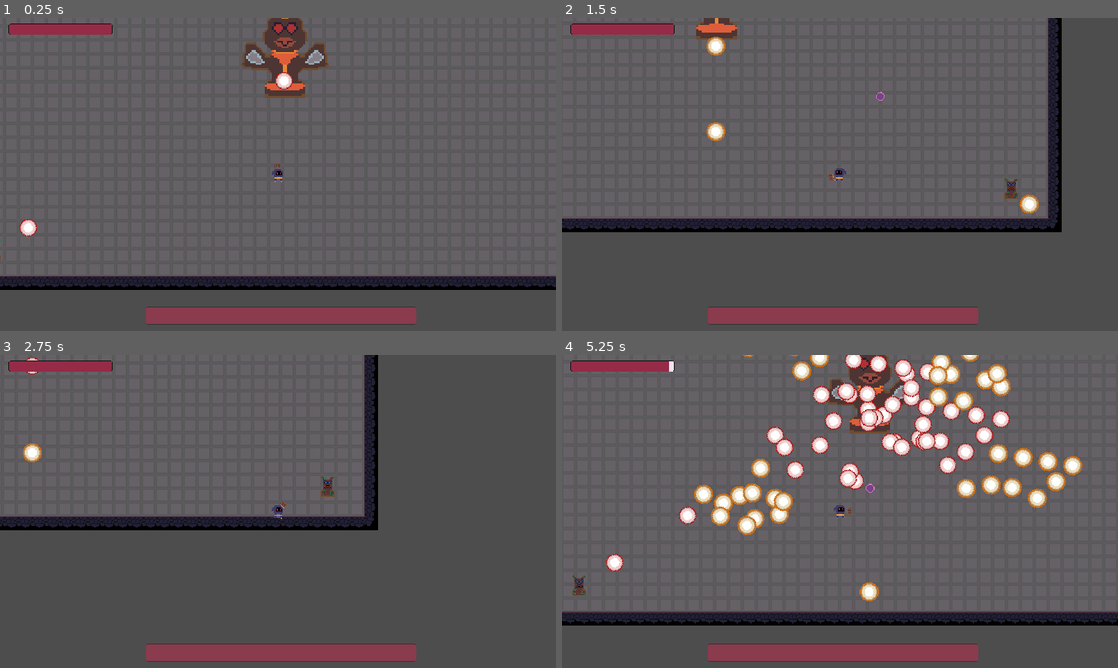
Above: before the commit, frames 1-4 (two rows, left to right).
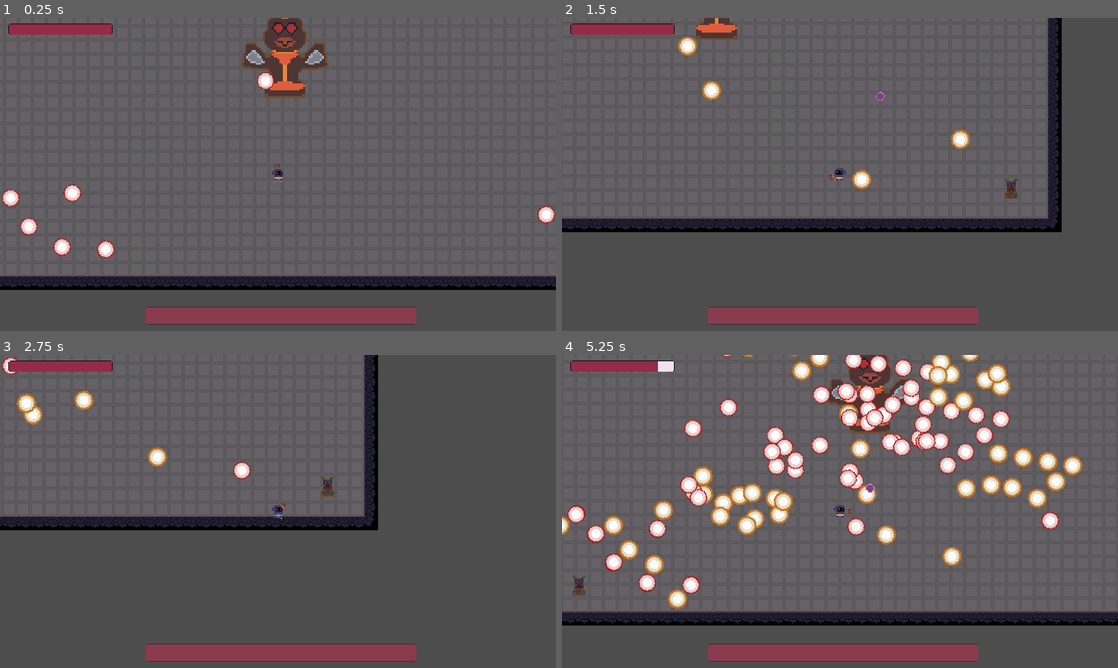
Above: after the commit, the same moments.

Repository: Arssin/Bullet_Hell_Jam
Game: Godot game, scene res://scenes/Level5.tscn
Same seed, same stepped clock (60 frames per second), same inputs: the game is played once before the commit and once after it. This scene is started directly instead of the project's main scene.
Inputs (mouse positions are in pixels of both pictures, inside the frame that each line leads up to):
- Up to frame 1 (0.25 s): no input
- Up to frame 2 (1.5 s): move the mouse to (962, 158) at 0.52 s; hold D (move_right) 0.53-1.28 s; click (962, 158) at 0.6 s; move the mouse to (728, 190) at 1.27 s; hold S (move_down) from 1.28 s (still down); tap Space (dash) at 1.35 s
- Up to frame 3 (2.75 s): move the mouse to (333, 442) at 2.02 s; release S (move_down) at 2.03 s; hold D (move_right) from 2.03 s (still down); tap E (player_action) at 2.1 s
- Up to frame 4 (5.25 s): move the mouse to (812, 574) at 2.77 s; release D (move_right) at 2.78 s; hold W (move_up) 2.78-3.53 s; click (812, 574) at 2.85 s; move the mouse to (1006, 558) at 3.52 s; hold Left (move_left) 3.53-5.03 s; tap Space (dash) at 3.6 s; move the mouse to (673, 464) at 4.27 s; tap E (player_action) at 4.35 s; move the mouse to (867, 511) at 5.02 s; hold S (move_down) from 5.03 s (still down); click (867, 511) at 5.1 s

The runs differ from the first frame. In frame 1, 1.0% of the frame differs, in the area x 0-100%, y 17-77%; in frame 2, 1.1%; in frame 3, 1.0%; in frame 4, 4.7%, in the area x 0-90%, y 0-82%.

Commit message:
prepare lvl 6 and 10

Diff:
--- /dev/null
+++ b/Level10.tscn
@@ -0,0 +1,3 @@
+[gd_scene format=3 uid="uid://sh7h6fcegthl"]
+
+[node name="Level10" type="Node2D"]
--- /dev/null
+++ b/level_6.tscn
@@ -0,0 +1,3 @@
+[gd_scene format=3 uid="uid://cyo3ohq3kd0m"]
+
+[node name="Level6" type="Node2D"]
--- a/scenes/Level5.tscn
+++ b/scenes/Level5.tscn
@@ -9,17 +9,18 @@
 [ext_resource type="Script" path="res://addons/BulletUpHell/Nodes/BuHSpawnPoint.gd" id="7_d338y"]
 [ext_resource type="Script" path="res://addons/BulletUpHell/Nodes/BuHPattern.gd" id="8_dra1u"]
 [ext_resource type="Script" path="res://addons/BulletUpHell/SpawnPatterns/PatternCustomArea.gd" id="9_xe6aj"]
-[ext_resource type="Script" path="res://addons/BulletUpHell/SpawnPatterns/PatternLine.gd" id="10_7hapd"]
+[ext_resource type="Script" path="res://addons/BulletUpHell/SpawnPatterns/PatternOne.gd" id="10_cjahl"]
 [ext_resource type="Script" path="res://addons/BulletUpHell/SpawnPatterns/PatternCustomShape.gd" id="11_krocx"]
 [ext_resource type="Script" path="res://addons/BulletUpHell/SpawnPatterns/PatternCircle.gd" id="12_0b5ny"]
+[ext_resource type="Script" path="res://addons/BulletUpHell/SpawnPatterns/PatternCustomPoints.gd" id="12_qas8d"]
 
 [sub_resource type="Curve2D" id="Curve2D_mw5da"]
 
-[sub_resource type="Curve" id="Curve_w7vad"]
-
-[sub_resource type="Curve" id="Curve_ecyab"]
-
-[sub_resource type="PackedDataContainer" id="PackedDataContainer_yfyox"]
+[sub_resource type="Curve" id="Curve_j312h"]
+
+[sub_resource type="Curve" id="Curve_vrwgx"]
+
+[sub_resource type="PackedDataContainer" id="PackedDataContainer_5nile"]
 script = ExtResource("6_yp165")
 anim_more = Array[Resource("res://addons/BulletUpHell/Bullet/animStates.gd")]([])
 damage = 1.0
@@ -39,7 +40,7 @@
 death_from_collision = true
 a_direction_equation = ""
 a_curve_movement = 0
-a_speed_multiplier = SubResource("Curve_w7vad")
+a_speed_multiplier = SubResource("Curve_j312h")
 a_speed_multi_iterations = 0
 a_speed_multi_scale = 0.0
 trigger_container = ""
@@ -48,6 +49,438 @@
 homing_target = NodePath("")
 homing_steer = 0.0
 homing_time_start = 0.0
+homing_duration = 999.0
+scale_multi_iterations = 0
+scale_multiplier = SubResource("Curve_vrwgx")
+scale_multi_scale = 1.0
+r_randomisation_chances = 1.0
+r_speed_choice = PackedFloat32Array()
+r_speed_variation = Vector3(0, 0, 0)
+r_scale_choice = PackedFloat32Array()
+r_scale_variation = Vector3(0, 0, 0)
+r_angle_choice = PackedFloat32Array()
+r_angle_variation = Vector3(0, 0, 0)
+r_group_choice = []
+r_bounce_choice = PackedInt32Array()
+r_bounce_variation = Vector3(0, 0, 0)
+r_no_coll_chances = 0.0
+r_modulate_variation = Vector3(0, 0, 0)
+r_trail_length_variation = Vector3(0, 0, 0)
+r_trail_color_variation = Vector3(0, 0, 0)
+r_rotating_variation = Vector3(0, 0, 0)
+r_death_after_choice = PackedFloat32Array()
+r_death_after_variation = Vector3(0, 0, 0)
+r_death_outside_chances = 0.0
+r_dir_equation_choice = PackedStringArray()
+r_curve_choice = []
+r_speed_multi_curve_choice = []
+r_speed_multi_iter_variation = Vector3(0, 0, 0)
+r_speed_multi_scale_variation = Vector3(0, 0, 0)
+r_trigger_choice = PackedStringArray()
+r_wait_for_shot_chances = 0.0
+r_homing_target_choice = []
+r_special_target_choice = PackedStringArray()
+r_group_target_choice = PackedStringArray()
+r_pos_target_choice = PackedVector2Array()
+r_steer_choice = PackedFloat32Array()
+r_steer_variation = Vector3(0, 0, 0)
+r_homing_delay_choice = PackedFloat32Array()
+r_homing_delay_variation = Vector3(0, 0, 0)
+r_homing_dur_choice = PackedFloat32Array()
+r_homing_dur_variation = Vector3(0, 0, 0)
+r_scale_multi_curve_choice = []
+r_scale_multi_iter_variation = Vector3(0, 0, 0)
+r_scale_multi_scale_variation = Vector3(0, 0, 0)
+
+[sub_resource type="Curve2D" id="Curve2D_v7wj3"]
+_data = {
+"points": PackedVector2Array(0, 0, 0, 0, -56, -1, 0, 0, 0, 0, 17, 48, 0, 0, 0, 0, 30, 106, 0, 0, 0, 0, -74, 85, 0, 0, 0, 0, -81, 15)
+}
+point_count = 5
+
+[sub_resource type="NavigationPolygon" id="NavigationPolygon_purdf"]
+resource_name = "PatternCustomArea"
+source_geometry_group_name = &"navigation_polygon_source_group"
+script = ExtResource("9_xe6aj")
+center_pos = Vector2(0, 0)
+tries_max = 5
+pooling = 10
+grid_spawning = Vector2(0, 0)
+bullet = "6"
+nbr = 10
+iterations = -1
+pattern_angle = 0.0
+pattern_angle_target = NodePath("")
+pattern_angle_mouse = false
+forced_angle = 0.0
+forced_target = NodePath("../../Marker2D")
+forced_lookat_mouse = false
+forced_pattern_lookat = true
+cooldown_stasis = false
+cooldown_spawn = 1.0
+cooldown_shoot = 0.0
+cooldown_next_spawn = 0.0
+cooldown_next_shoot = 0.0
+wait_tween_momentum = 0
+wait_tween_length = 0.0
+wait_tween_time = 0.0
+
+[sub_resource type="Curve" id="Curve_knf03"]
+
+[sub_resource type="Curve" id="Curve_wkw4g"]
+
+[sub_resource type="PackedDataContainer" id="PackedDataContainer_elm7e"]
+script = ExtResource("6_yp165")
+anim_more = Array[Resource("res://addons/BulletUpHell/Bullet/animStates.gd")]([])
+damage = 1.0
+speed = 100.0
+scale = 1.0
+angle = 0.0
+groups = PackedStringArray()
+spec_bounces = 0
+spec_no_collision = false
+spec_modulate_loop = 0.0
+spec_trail_length = 0.0
+spec_trail_width = 0.0
+spec_trail_modulate = Color(1, 1, 1, 1)
+spec_rotating_speed = 0.0
+death_after_time = 30.0
+death_outside_box = Rect2(0, 0, 0, 0)
+death_from_collision = true
+a_direction_equation = "cos(x)"
+a_curve_movement = 0
+a_speed_multiplier = SubResource("Curve_knf03")
+a_speed_multi_iterations = 0
+a_speed_multi_scale = 0.0
+trigger_container = ""
+trigger_wait_for_shot = true
+homing_type = 0
+homing_target = NodePath("")
+homing_steer = 0.0
+homing_time_start = 0.0
+homing_duration = 999.0
+scale_multi_iterations = 0
+scale_multiplier = SubResource("Curve_wkw4g")
+scale_multi_scale = 1.0
+r_randomisation_chances = 1.0
+r_speed_choice = PackedFloat32Array()
+r_speed_variation = Vector3(0, 0, 0)
+r_scale_choice = PackedFloat32Array()
+r_scale_variation = Vector3(0, 0, 0)
+r_angle_choice = PackedFloat32Array()
+r_angle_variation = Vector3(0, 0, 0)
+r_group_choice = []
+r_bounce_choice = PackedInt32Array()
+r_bounce_variation = Vector3(0, 0, 0)
+r_no_coll_chances = 0.0
+r_modulate_variation = Vector3(0, 0, 0)
+r_trail_length_variation = Vector3(0, 0, 0)
+r_trail_color_variation = Vector3(0, 0, 0)
+r_rotating_variation = Vector3(0, 0, 0)
+r_death_after_choice = PackedFloat32Array()
+r_death_after_variation = Vector3(0, 0, 0)
+r_death_outside_chances = 0.0
+r_dir_equation_choice = PackedStringArray()
+r_curve_choice = []
+r_speed_multi_curve_choice = []
+r_speed_multi_iter_variation = Vector3(0, 0, 0)
+r_speed_multi_scale_variation = Vector3(0, 0, 0)
+r_trigger_choice = PackedStringArray()
+r_wait_for_shot_chances = 0.0
+r_homing_target_choice = []
+r_special_target_choice = PackedStringArray()
+r_group_target_choice = PackedStringArray()
+r_pos_target_choice = PackedVector2Array()
+r_steer_choice = PackedFloat32Array()
+r_steer_variation = Vector3(0, 0, 0)
+r_homing_delay_choice = PackedFloat32Array()
+r_homing_delay_variation = Vector3(0, 0, 0)
+r_homing_dur_choice = PackedFloat32Array()
+r_homing_dur_variation = Vector3(0, 0, 0)
+r_scale_multi_curve_choice = []
+r_scale_multi_iter_variation = Vector3(0, 0, 0)
+r_scale_multi_scale_variation = Vector3(0, 0, 0)
+
+[sub_resource type="Curve2D" id="Curve2D_cbpv5"]
+
+[sub_resource type="NavigationPolygon" id="NavigationPolygon_tygqb"]
+resource_name = "PatternOne"
+source_geometry_group_name = &"navigation_polygon_source_group"
+script = ExtResource("10_cjahl")
+bullet = "7"
+nbr = 4
+iterations = -1
+pattern_angle = 0.0
+pattern_angle_target = NodePath("")
+pattern_angle_mouse = false
+forced_angle = 0.0
+forced_target = NodePath("../../Player")
+forced_lookat_mouse = false
+forced_pattern_lookat = true
+cooldown_stasis = false
+cooldown_spawn = 1.0
+cooldown_shoot = 0.0
+cooldown_next_spawn = 0.0
+cooldown_next_shoot = 0.0
+wait_tween_momentum = 0
+wait_tween_length = 0.0
+wait_tween_time = 0.0
+
+[sub_resource type="Curve" id="Curve_b672w"]
+
+[sub_resource type="Curve" id="Curve_vmx7s"]
+
+[sub_resource type="PackedDataContainer" id="PackedDataContainer_pfljy"]
+script = ExtResource("6_yp165")
+anim_more = Array[Resource("res://addons/BulletUpHell/Bullet/animStates.gd")]([])
+damage = 1.0
+speed = 100.0
+scale = 1.0
+angle = 0.0
+groups = PackedStringArray()
+spec_bounces = 0
+spec_no_collision = false
+spec_modulate_loop = 0.0
+spec_trail_length = 0.0
+spec_trail_width = 0.0
+spec_trail_modulate = Color(1, 1, 1, 1)
+spec_rotating_speed = 0.0
+death_after_time = 30.0
+death_outside_box = Rect2(0, 0, 0, 0)
+death_from_collision = true
+a_direction_equation = ""
+a_curve_movement = 0
+a_speed_multiplier = SubResource("Curve_b672w")
+a_speed_multi_iterations = 0
+a_speed_multi_scale = 0.0
+trigger_container = ""
+trigger_wait_for_shot = true
+homing_type = 0
+homing_target = NodePath("")
+homing_steer = 0.0
+homing_time_start = 0.0
+homing_duration = 999.0
+scale_multi_iterations = 0
+scale_multiplier = SubResource("Curve_vmx7s")
+scale_multi_scale = 1.0
+r_randomisation_chances = 1.0
+r_speed_choice = PackedFloat32Array()
+r_speed_variation = Vector3(0, 0, 0)
+r_scale_choice = PackedFloat32Array()
+r_scale_variation = Vector3(0, 0, 0)
+r_angle_choice = PackedFloat32Array()
+r_angle_variation = Vector3(0, 0, 0)
+r_group_choice = []
+r_bounce_choice = PackedInt32Array()
+r_bounce_variation = Vector3(0, 0, 0)
+r_no_coll_chances = 0.0
+r_modulate_variation = Vector3(0, 0, 0)
+r_trail_length_variation = Vector3(0, 0, 0)
+r_trail_color_variation = Vector3(0, 0, 0)
+r_rotating_variation = Vector3(0, 0, 0)
+r_death_after_choice = PackedFloat32Array()
+r_death_after_variation = Vector3(0, 0, 0)
+r_death_outside_chances = 0.0
+r_dir_equation_choice = PackedStringArray()
+r_curve_choice = []
+r_speed_multi_curve_choice = []
+r_speed_multi_iter_variation = Vector3(0, 0, 0)
+r_speed_multi_scale_variation = Vector3(0, 0, 0)
+r_trigger_choice = PackedStringArray()
+r_wait_for_shot_chances = 0.0
+r_homing_target_choice = []
+r_special_target_choice = PackedStringArray()
+r_group_target_choice = PackedStringArray()
+r_pos_target_choice = PackedVector2Array()
+r_steer_choice = PackedFloat32Array()
+r_steer_variation = Vector3(0, 0, 0)
+r_homing_delay_choice = PackedFloat32Array()
+r_homing_delay_variation = Vector3(0, 0, 0)
+r_homing_dur_choice = PackedFloat32Array()
+r_homing_dur_variation = Vector3(0, 0, 0)
+r_scale_multi_curve_choice = []
+r_scale_multi_iter_variation = Vector3(0, 0, 0)
+r_scale_multi_scale_variation = Vector3(0, 0, 0)
+
+[sub_resource type="Curve2D" id="Curve2D_hgsqj"]
+_data = {
+"points": PackedVector2Array(0, 0, 0, 0, 45, -3, 0, 0, 0, 0, 132, 11, 0, 0, 0, 0, 70, 66, 0, 0, 0, 0, 59, 30, 0, 0, 0, 0, 8, 37)
+}
+point_count = 5
+
+[sub_resource type="NavigationPolygon" id="NavigationPolygon_7agya"]
+resource_name = "PatternCustomShape"
+source_geometry_group_name = &"navigation_polygon_source_group"
+script = ExtResource("11_krocx")
+closed_shape = false
+center_pos = Vector2(0, 0)
+symmetric = true
+center = 0
+symmetry_type = 1
+bullet = "8"
+nbr = 10
+iterations = -1
+pattern_angle = 0.0
+pattern_angle_target = NodePath("")
+pattern_angle_mouse = false
+forced_angle = 0.0
+forced_target = NodePath("../../Marker2D")
+forced_lookat_mouse = false
+forced_pattern_lookat = true
+cooldown_stasis = false
+cooldown_spawn = 1.0
+cooldown_shoot = 0.0
+cooldown_next_spawn = 0.0
+cooldown_next_shoot = 0.0
+wait_tween_momentum = 0
+wait_tween_length = 0.0
+wait_tween_time = 0.0
+
+[sub_resource type="Curve" id="Curve_e3vdf"]
+
+[sub_resource type="Curve" id="Curve_botfv"]
+
+[sub_resource type="PackedDataContainer" id="PackedDataContainer_dc3m0"]
+script = ExtResource("6_yp165")
+anim_more = Array[Resource("res://addons/BulletUpHell/Bullet/animStates.gd")]([])
+damage = 1.0
+speed = 100.0
+scale = 1.0
+angle = 0.0
+groups = PackedStringArray()
+spec_bounces = 0
+spec_no_collision = false
+spec_modulate_loop = 0.0
+spec_trail_length = 0.0
+spec_trail_width = 0.0
+spec_trail_modulate = Color(1, 1, 1, 1)
+spec_rotating_speed = 0.0
+death_after_time = 30.0
+death_outside_box = Rect2(0, 0, 0, 0)
+death_from_collision = true
+a_direction_equation = ""
+a_curve_movement = 0
+a_speed_multiplier = SubResource("Curve_e3vdf")
+a_speed_multi_iterations = 0
+a_speed_multi_scale = 0.0
+trigger_container = ""
+trigger_wait_for_shot = true
+homing_type = 0
+homing_target = NodePath("../../Player")
+homing_steer = 10.0
+homing_time_start = 1.0
+homing_duration = 999.0
+scale_multi_iterations = 0
+scale_multiplier = SubResource("Curve_botfv")
+scale_multi_scale = 1.0
+r_randomisation_chances = 1.0
+r_speed_choice = PackedFloat32Array()
+r_speed_variation = Vector3(0, 0, 0)
+r_scale_choice = PackedFloat32Array()
+r_scale_variation = Vector3(0, 0, 0)
+r_angle_choice = PackedFloat32Array()
+r_angle_variation = Vector3(0, 0, 0)
+r_group_choice = []
+r_bounce_choice = PackedInt32Array()
+r_bounce_variation = Vector3(0, 0, 0)
+r_no_coll_chances = 0.0
+r_modulate_variation = Vector3(0, 0, 0)
+r_trail_length_variation = Vector3(0, 0, 0)
+r_trail_color_variation = Vector3(0, 0, 0)
+r_rotating_variation = Vector3(0, 0, 0)
+r_death_after_choice = PackedFloat32Array()
+r_death_after_variation = Vector3(0, 0, 0)
+r_death_outside_chances = 0.0
+r_dir_equation_choice = PackedStringArray()
+r_curve_choice = []
+r_speed_multi_curve_choice = []
+r_speed_multi_iter_variation = Vector3(0, 0, 0)
+r_speed_multi_scale_variation = Vector3(0, 0, 0)
+r_trigger_choice = PackedStringArray()
+r_wait_for_shot_chances = 0.0
+r_homing_target_choice = []
+r_special_target_choice = PackedStringArray()
+r_group_target_choice = PackedStringArray()
+r_pos_target_choice = PackedVector2Array()
+r_steer_choice = PackedFloat32Array()
+r_steer_variation = Vector3(0, 0, 0)
+r_homing_delay_choice = PackedFloat32Array()
+r_homing_delay_variation = Vector3(0, 0, 0)
+r_homing_dur_choice = PackedFloat32Array()
+r_homing_dur_variation = Vector3(0, 0, 0)
+r_scale_multi_curve_choice = []
+r_scale_multi_iter_variation = Vector3(0, 0, 0)
+r_scale_multi_scale_variation = Vector3(0, 0, 0)
+
+[sub_resource type="Curve2D" id="Curve2D_3vt4x"]
+_data = {
+"points": PackedVector2Array(0, 0, 0, 0, -2, -46, 0, 0, 0, 0, 19, -13, 0, 0, 0, 0, 58, 11, 0, 0, 0, 0, 110, 11, 0, 0, 0, 0, -22, -70, 0, 0, 0, 0, 70, -51)
+}
+point_count = 6
+
+[sub_resource type="NavigationPolygon" id="NavigationPolygon_2xncr"]
+resource_name = "PatternCustomPoints"
+source_geometry_group_name = &"navigation_polygon_source_group"
+script = ExtResource("12_qas8d")
+calculate_angles = 0
+angles = []
+center_pos = Vector2(0, 0)
+reversed_angle = false
+symmetric = false
+center = 0
+symmetry_type = 0
+bullet = "9"
+nbr = 1
+iterations = -1
+pattern_angle = 0.0
+pattern_angle_target = NodePath("")
+pattern_angle_mouse = false
+forced_angle = 0.0
+forced_target = NodePath("")
+forced_lookat_mouse = false
+forced_pattern_lookat = true
+cooldown_stasis = false
+cooldown_spawn = 1.0
+cooldown_shoot = 0.0
+cooldown_next_spawn = 0.0
+cooldown_next_shoot = 0.0
+wait_tween_momentum = 5
+wait_tween_length = 1.0
+wait_tween_time = 2.0
+
+[sub_resource type="Curve" id="Curve_w7vad"]
+
+[sub_resource type="Curve" id="Curve_ecyab"]
+
+[sub_resource type="PackedDataContainer" id="PackedDataContainer_yfyox"]
+script = ExtResource("6_yp165")
+anim_more = Array[Resource("res://addons/BulletUpHell/Bullet/animStates.gd")]([])
+damage = 1.0
+speed = 100.0
+scale = 1.0
+angle = 0.0
+groups = PackedStringArray()
+spec_bounces = 2
+spec_no_collision = false
+spec_modulate_loop = 0.0
+spec_trail_length = 0.0
+spec_trail_width = 0.0
+spec_trail_modulate = Color(1, 1, 1, 1)
+spec_rotating_speed = 0.0
+death_after_time = 30.0
+death_outside_box = Rect2(0, 0, 0, 0)
+death_from_collision = true
+a_direction_equation = "cos(x)"
+a_curve_movement = 0
+a_speed_multiplier = SubResource("Curve_w7vad")
+a_speed_multi_iterations = 0
+a_speed_multi_scale = 0.0
+trigger_container = ""
+trigger_wait_for_shot = true
+homing_type = 0
+homing_target = NodePath("../../Player")
+homing_steer = 50.0
+homing_time_start = 1.0
 homing_duration = 999.0
 scale_multi_iterations = 0
 scale_multiplier = SubResource("Curve_ecyab")
@@ -91,137 +524,6 @@
 r_scale_multi_iter_variation = Vector3(0, 0, 0)
 r_scale_multi_scale_variation = Vector3(0, 0, 0)
 
-[sub_resource type="Curve2D" id="Curve2D_v7wj3"]
-_data = {
-"points": PackedVector2Array(0, 0, 0, 0, -56, -1, 0, 0, 0, 0, 17, 48, 0, 0, 0, 0, 30, 106, 0, 0, 0, 0, -74, 85, 0, 0, 0, 0, -81, 15)
-}
-point_count = 5
-
-[sub_resource type="NavigationPolygon" id="NavigationPolygon_purdf"]
-resource_name = "PatternCustomArea"
-source_geometry_group_name = &"navigation_polygon_source_group"
-script = ExtResource("9_xe6aj")
-center_pos = Vector2(0, 0)
-tries_max = 5
-pooling = 10
-grid_spawning = Vector2(0, 0)
-bullet = "6"
-nbr = 10
-iterations = -1
-pattern_angle = 0.0
-pattern_angle_target = NodePath("")
-pattern_angle_mouse = false
-forced_angle = 0.0
-forced_target = NodePath("../../Marker2D")
-forced_lookat_mouse = false
-forced_pattern_lookat = true
-cooldown_stasis = false
-cooldown_spawn = 1.0
-cooldown_shoot = 0.0
-cooldown_next_spawn = 0.0
-cooldown_next_shoot = 0.0
-wait_tween_momentum = 0
-wait_tween_length = 0.0
-wait_tween_time = 0.0
-
-[sub_resource type="Curve2D" id="Curve2D_cbpv5"]
-_data = {
-"points": PackedVector2Array(0, 0, 0, 0, -38, -24)
-}
-point_count = 1
-
-[sub_resource type="NavigationPolygon" id="NavigationPolygon_u4bxd"]
-resource_name = "PatternLine"
-source_geometry_group_name = &"navigation_polygon_source_group"
-script = ExtResource("10_7hapd")
-offset = Vector2(0, 0)
-center = 1
-symmetric = true
-bullet = "7"
-nbr = 10
-iterations = -1
-pattern_angle = 0.613309
-pattern_angle_target = NodePath("../../Marker2D")
-pattern_angle_mouse = false
-forced_angle = 0.0
-forced_target = NodePath("")
-forced_lookat_mouse = false
-forced_pattern_lookat = true
-cooldown_stasis = false
-cooldown_spawn = 1.0
-cooldown_shoot = 0.0
-cooldown_next_spawn = 0.0
-cooldown_next_shoot = 0.0
-wait_tween_momentum = 0
-wait_tween_length = 0.0
-wait_tween_time = 0.0
-
-[sub_resource type="Curve2D" id="Curve2D_hgsqj"]
-_data = {
-"points": PackedVector2Array(0, 0, 0, 0, 45, -3, 0, 0, 0, 0, 132, 11, 0, 0, 0, 0, 70, 66, 0, 0, 0, 0, 59, 30, 0, 0, 0, 0, 8, 37)
-}
-point_count = 5
-
-[sub_resource type="NavigationPolygon" id="NavigationPolygon_7agya"]
-resource_name = "PatternCustomShape"
-source_geometry_group_name = &"navigation_polygon_source_group"
-script = ExtResource("11_krocx")
-closed_shape = false
-center_pos = Vector2(0, 0)
-symmetric = true
-center = 0
-symmetry_type = 1
-bullet = "8"
-nbr = 10
-iterations = -1
-pattern_angle = 0.0
-pattern_angle_target = NodePath("")
-pattern_angle_mouse = false
-forced_angle = 0.0
-forced_target = NodePath("../../Marker2D")
-forced_lookat_mouse = false
-forced_pattern_lookat = true
-cooldown_stasis = false
-cooldown_spawn = 1.0
-cooldown_shoot = 0.0
-cooldown_next_spawn = 0.0
-cooldown_next_shoot = 0.0
-wait_tween_momentum = 0
-wait_tween_length = 0.0
-wait_tween_time = 0.0
-
-[sub_resource type="Curve2D" id="Curve2D_3vt4x"]
-_data = {
-"points": PackedVector2Array(0, 0, 0, 0, -2, -46, 0, 0, 0, 0, 90, -93)
-}
-point_count = 2
-
-[sub_resource type="NavigationPolygon" id="NavigationPolygon_fc03x"]
-resource_name = "PatternLine"
-source_geometry_group_name = &"navigation_polygon_source_group"
-script = ExtResource("10_7hapd")
-offset = Vector2(0, 0)
-center = 1
-symmetric = true
-bullet = "9"
-nbr = 6
-iterations = -1
-pattern_angle = 0.494539
-pattern_angle_target = NodePath("")
-pattern_angle_mouse = false
-forced_angle = 0.497506
-forced_target = NodePath("../../Marker2D")
-forced_lookat_mouse = false
-forced_pattern_lookat = true
-cooldown_stasis = false
-cooldown_spawn = 1.0
-cooldown_shoot = 0.0
-cooldown_next_spawn = 0.0
-cooldown_next_shoot = 0.0
-wait_tween_momentum = 0
-wait_tween_length = 0.0
-wait_tween_time = 0.0
-
 [sub_resource type="NavigationPolygon" id="NavigationPolygon_ur6ar"]
 resource_name = "PatternCircle"
 source_geometry_group_name = &"navigation_polygon_source_group"
@@ -285,7 +587,7 @@
 curve = SubResource("Curve2D_mw5da")
 script = ExtResource("5_qrsen")
 id = "6"
-props = SubResource("PackedDataContainer_yfyox")
+props = SubResource("PackedDataContainer_5nile")
 
 [node name="SpawnPoint" type="Node2D" parent="Totemix1"]
 script = ExtResource("7_d338y")
@@ -313,7 +615,7 @@
 curve = SubResource("Curve2D_mw5da")
 script = ExtResource("5_qrsen")
 id = "7"
-props = SubResource("PackedDataContainer_yfyox")
+props = SubResource("PackedDataContainer_elm7e")
 
 [node name="SpawnPoint" type="Node2D" parent="Totemix2"]
 position = Vector2(-18, -8)
@@ -333,7 +635,7 @@
 curve = SubResource("Curve2D_cbpv5")
 script = ExtResource("8_dra1u")
 id = "patternTwo"
-pattern = SubResource("NavigationPolygon_u4bxd")
+pattern = SubResource("NavigationPolygon_tygqb")
 
 [node name="Totemix3" type="Node2D" parent="."]
 position = Vector2(290, 49)
@@ -342,7 +644,7 @@
 curve = SubResource("Curve2D_mw5da")
 script = ExtResource("5_qrsen")
 id = "8"
-props = SubResource("PackedDataContainer_yfyox")
+props = SubResource("PackedDataContainer_pfljy")
 
 [node name="SpawnPoint" type="Node2D" parent="Totemix3"]
 script = ExtResource("7_d338y")
@@ -370,7 +672,7 @@
 curve = SubResource("Curve2D_mw5da")
 script = ExtResource("5_qrsen")
 id = "9"
-props = SubResource("PackedDataContainer_yfyox")
+props = SubResource("PackedDataContainer_dc3m0")
 
 [node name="SpawnPoint" type="Node2D" parent="Totemix4"]
 position = Vector2(14, -10)
@@ -390,7 +692,7 @@
 curve = SubResource("Curve2D_3vt4x")
 script = ExtResource("8_dra1u")
 id = "patternFour"
-pattern = SubResource("NavigationPolygon_fc03x")
+pattern = SubResource("NavigationPolygon_2xncr")
 
 [node name="Totemix5" type="Node2D" parent="."]
 position = Vector2(626, 264)
Not shown: 1 places in scenes/Level5.tscn that only renumber resources
